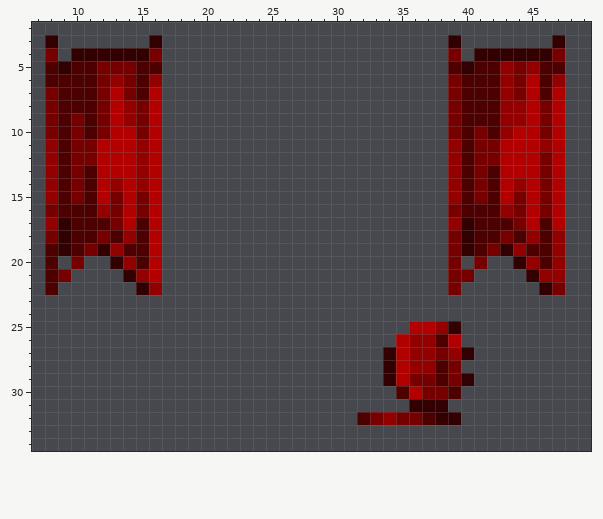
One commit to this pixel-art sprite: content/Entities/Structures/Buildings/Headquarters/headquarters.mask.png. That is the earlier state.
The file is 56x40 pixels. Shown: x 7..49, y 2..34.
New version:
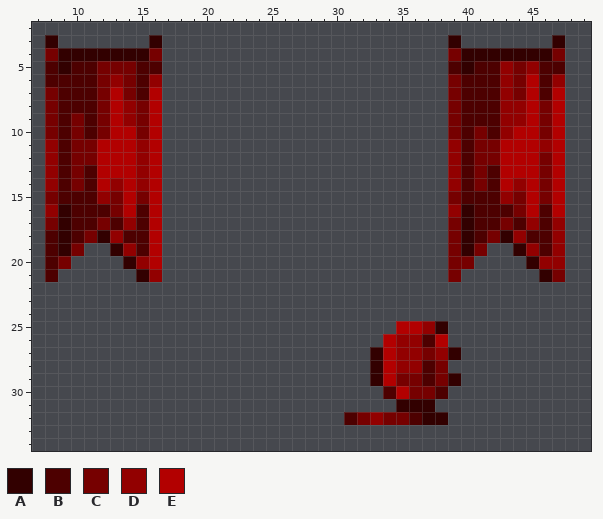
Palette (. is transparent): A #320000  B #4d0000  C #760000  D #920000  E #b20000
Difference:
y 4: x 9 . -> A; x 40 . -> A
y 15: x 8 D -> C; x 10 C -> B; x 12 E -> D; x 39 D -> C; x 41 C -> B; x 43 E -> D
y 16: x 8..9 CB -> DA; x 12 D -> B; x 15 C -> B; x 39..40 CB -> DA; x 43 D -> B; x 46 C -> B
y 17: x 8 D -> C; x 12..14 BCE -> CBD; x 39 D -> C; x 43..45 BCE -> CBD; x 47 E -> D
y 18: x 8 C -> B; x 11..14 BCBD -> CADB; x 42..45 BCBD -> CADB
y 19: x 10..14 BCADB -> C..AD; x 41..45 BCADB -> C..AD
y 20: x 9..10 .C -> C.; x 13..15 ADB -> .AD; x 40..41 .C -> C.; x 44..46 ADB -> .AD
y 21: x 9 C -> .; x 14..16 ADE -> .AD; x 40 C -> .; x 45..47 ADD -> .AC
y 22: x 8 B -> .; x 15..16 AD -> ..; x 39 C -> .; x 46..47 AC -> ..
y 25: x 35 . -> E; x 37..39 EDA -> DA.
y 26: x 34..35 .E -> ED; x 37..39 DBE -> BE.
y 27: x 33..35 .AE -> AED; x 37..40 DCDA -> CDA.
y 28: x 33..35 .AE -> AED; x 37..39 DBC -> BC.
y 29: x 33..35 .AE -> AEC; x 37..40 CBCA -> BCA.
y 30: x 34..36 .BE -> BEC; x 38..39 CB -> B.
y 31: x 35 . -> A; x 38 A -> .
y 32: x 31..34 .BCD -> BCDC; x 36..37 CB -> BA; x 39 A -> .
Boxes around the changes in both pictures, in picture pixels (x1, y1, x2, y2):
added: (58, 48, 71, 61)
added: (461, 48, 474, 61)
changed: (45, 191, 162, 295)
changed: (344, 191, 565, 425)
